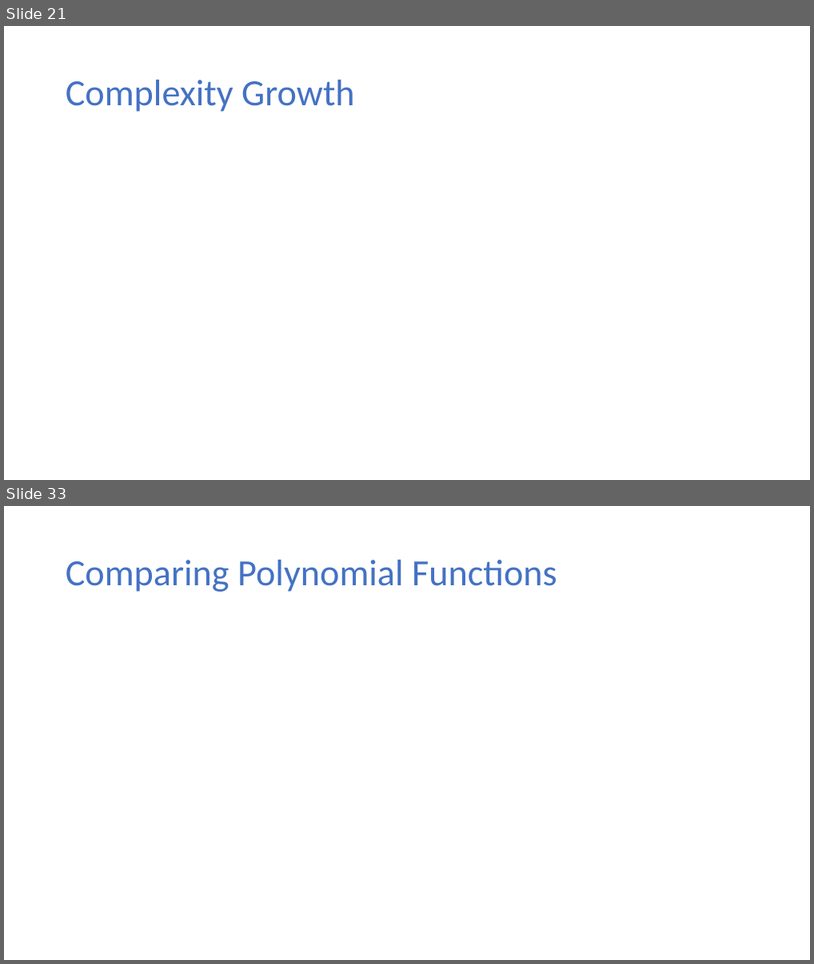
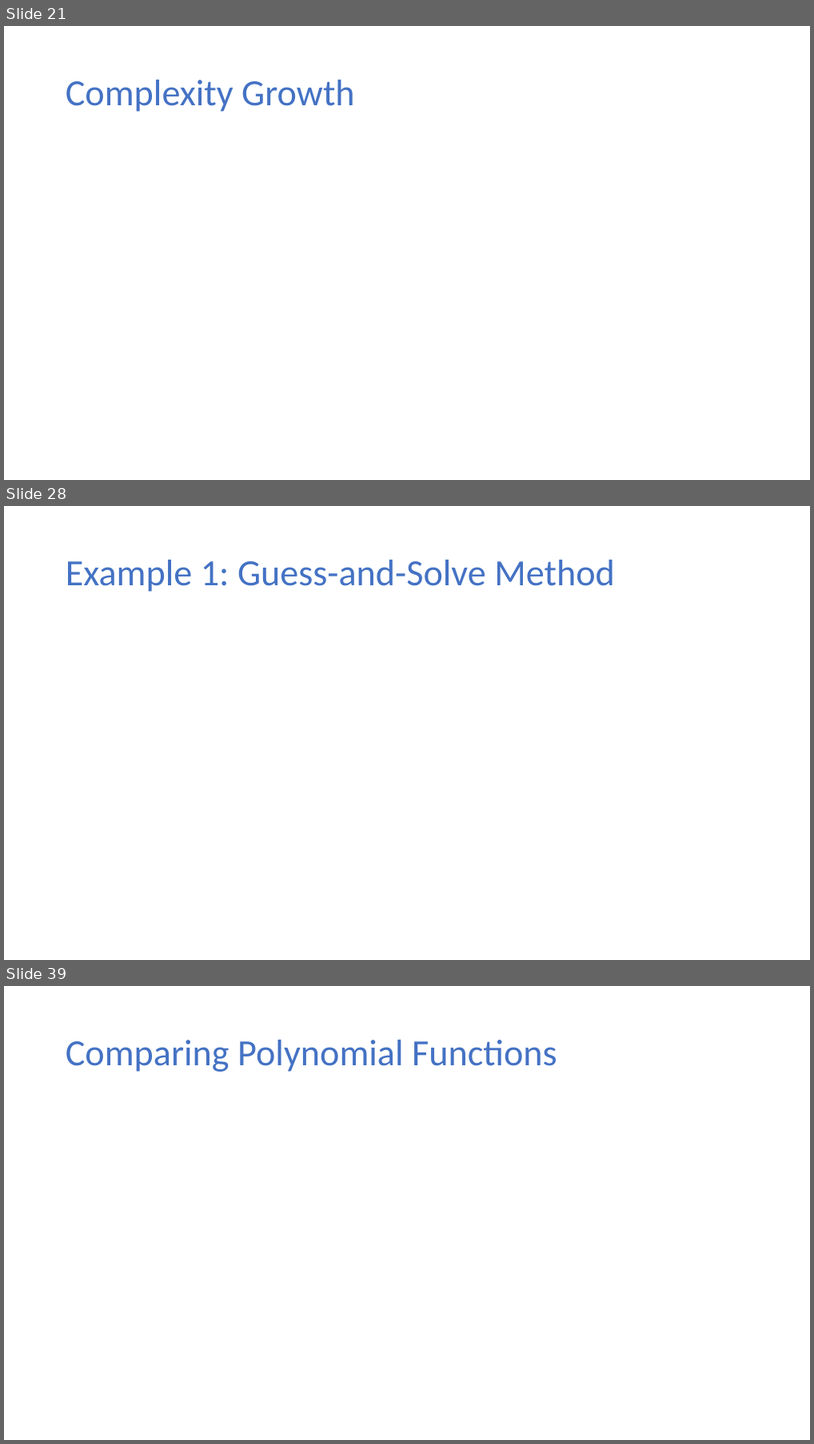
Before and after one commit to ekkapotc/EA2021, a slide deck: Slides/Lecture 1.pptx. Shown one above the other, each under a label of ours: slides 21 and 33 before the commit, slides 21, 28 and 39 after it; the slides between them are not shown. The pictures are 814x964 and 814x1444 pixels, drawn with LibreOffice and Linux fonts; fonts in the diff are those of the drawing; grey boxes stand for pictures. Boxes give left, top, right and bottom in pixels: in the first picture for what was removed or moved away, otherwise in the second. Text is boxed around its words. In the diff, an @@ line names an element or a change of style, - is before the commit and + after.

```diff
--- a/Slides/Lecture 1.pptx
+++ b/Slides/Lecture 1.pptx
@@ slide 28 added at (x1=4, y1=506, x2=810, y2=960), background #FFFFFF @@
@@ title added at (x1=66, y1=560, x2=615, y2=592), 44 pt, text #4472C4 @@
+Example 1: Guess-and-Solve Method
@@ what was slide 33 is now slide 39 @@
```
Also in this commit, not shown: 6 slides changed, 18 other slides added, 7 slides removed, 9 other files.
